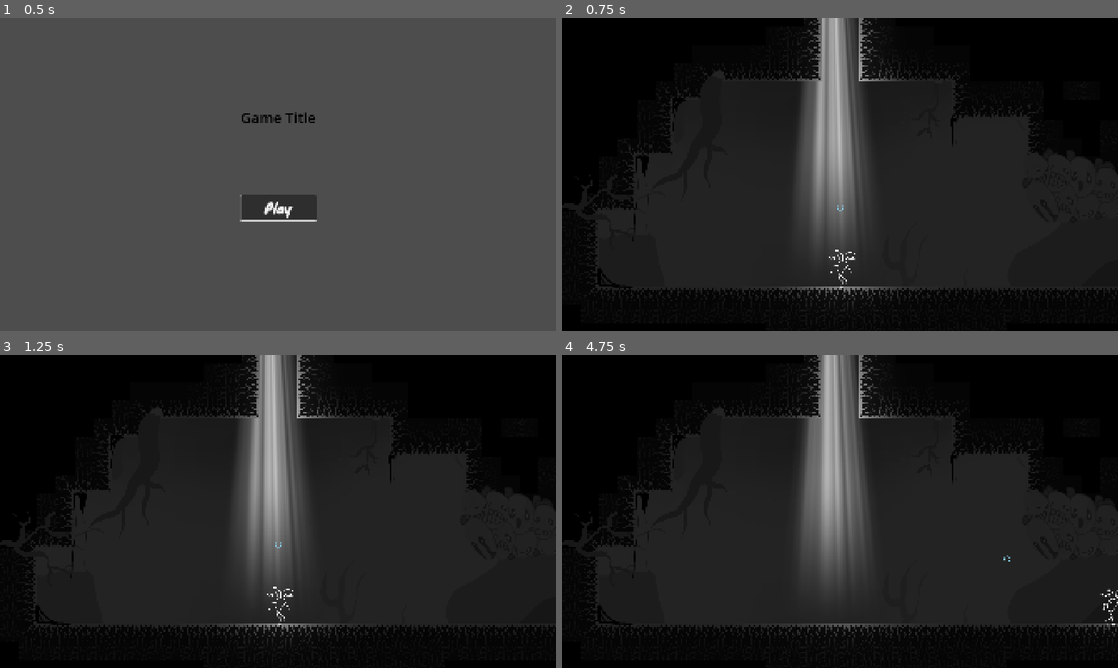
Above: before the commit, frames 1-4 (two rows, left to right).
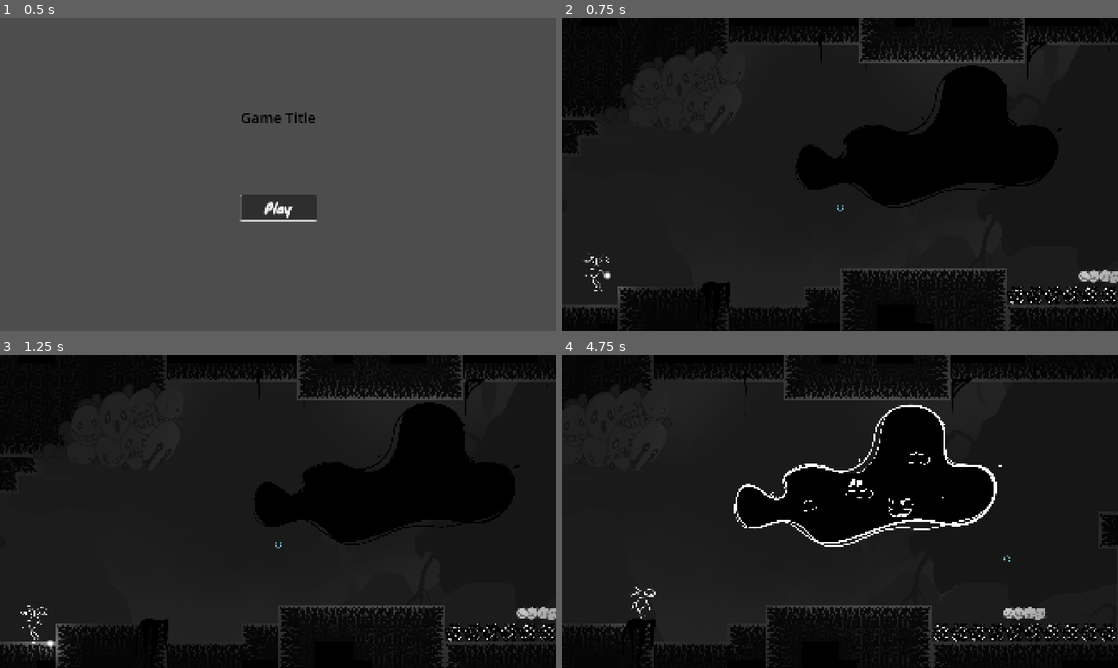
Above: after the commit, the same moments.

Repository: arceryz/LD57
Game: Godot game, scene res://scenes/main_menu/main_menu.tscn
Two runs of this game, one before a commit and one after it. Both use one fixed random seed, a clock stepped at 60 frames per second and the inputs below.
Inputs (mouse positions are in pixels of both pictures, inside the frame that each line leads up to):
- Up to frame 1 (0.5 s): no input
- Up to frame 2 (0.75 s): click "Play" at 0.5 s
- Up to frame 3 (1.25 s): no input
- Up to frame 4 (4.75 s): tap Enter (ui_accept) at 1.25 s; move the mouse to (962, 495) at 1.27 s; hold D (move_right) 1.28-2.78 s; right-click (962, 495) at 1.35 s; click (962, 495) at 1.52 s; click (962, 495) at 1.82 s; move the mouse to (728, 527) at 2.02 s; right-click (728, 527) at 2.1 s; click (728, 527) at 2.27 s; click (728, 527) at 2.57 s; move the mouse to (895, 442) at 2.77 s; hold A (move_left) 2.78-3.53 s; right-click (895, 442) at 2.85 s; move the mouse to (812, 574) at 3.52 s; hold D (move_right) from 3.53 s (still down); right-click (812, 574) at 3.6 s; click (812, 574) at 3.77 s; click (812, 574) at 4.07 s; move the mouse to (1006, 558) at 4.27 s; right-click (1006, 558) at 4.35 s; click (1006, 558) at 4.52 s

Frame 1 is identical in both runs. In frame 2, 26% of the frame differs, in the area x 0-100%, y 0-100%; in frame 3, 26%; in frame 4, 30%.

Commit message:
Ending sequence

Diff:
--- a/assets/theme.tres
+++ b/assets/theme.tres
@@ -71,7 +71,10 @@
 corner_radius_bottom_left = 3
 corner_detail = 5
 
+[sub_resource type="StyleBoxEmpty" id="StyleBoxEmpty_wycmq"]
+
 [resource]
+default_font = ExtResource("1_5x3i2")
 Button/colors/font_color = Color(0.875, 0.875, 0.875, 1)
 Button/colors/font_disabled_color = Color(0.875, 0.875, 0.875, 0.5)
 Button/colors/font_focus_color = Color(0.95, 0.95, 0.95, 1)
@@ -96,3 +99,14 @@
 Button/styles/hover = SubResource("StyleBoxFlat_x2pqw")
 Button/styles/normal = SubResource("StyleBoxFlat_e8htd")
 Button/styles/pressed = SubResource("StyleBoxFlat_wms38")
+Label/colors/font_color = Color(1, 1, 1, 1)
+Label/colors/font_outline_color = Color(0, 0, 0, 1)
+Label/colors/font_shadow_color = Color(0, 0, 0, 0)
+Label/constants/line_spacing = 3
+Label/constants/outline_size = 0
+Label/constants/shadow_offset_x = 1
+Label/constants/shadow_offset_y = 1
+Label/constants/shadow_outline_size = 1
+Label/font_sizes/font_size = 16
+Label/fonts/font = ExtResource("1_5x3i2")
+Label/styles/normal = SubResource("StyleBoxEmpty_wycmq")
--- a/prefabs/anxiety_boss/anxiety_boss.gd
+++ b/prefabs/anxiety_boss/anxiety_boss.gd
@@ -87,6 +87,7 @@
 	$Boss_VoiceLayer01.stop()
 	$Boss_VoiceLayer02.stop()
 	$Boss_VoiceLayer03.stop()
+	$Boss_Texture_Layer.stop()
 
 	Anim.play("death")
 	await Anim.animation_finished
@@ -95,6 +96,9 @@
 	orb.global_position = global_position
 	orb.scale *= 3.0
 	orb.modulate.a = 0
+
+	var ending: CreditsEndingC = get_tree().get_first_node_in_group("ending")
+	orb.picked_up.connect(ending.trigger_ending)
 	var tw := orb.create_tween()
 	tw.tween_property(orb, "modulate:a", 1.0, 2.0)
 
--- a/prefabs/light_orb/light_orb.gd
+++ b/prefabs/light_orb/light_orb.gd
@@ -2,6 +2,7 @@
 class_name LightOrbC extends Area2D
 
 signal finished_activation(pip)
+signal picked_up
 
 @export_group("Game")
 @export var fly_speed: float = 1000.0
@@ -54,6 +55,7 @@
 	%OrbPickup.play()
 	await get_tree().create_timer(2).timeout
 	%Response.play()
+	picked_up.emit()
 
 
 func process_hover(delta):
--- a/prefabs/light_orb/light_orb.tscn
+++ b/prefabs/light_orb/light_orb.tscn
@@ -37,7 +37,7 @@
 
 [node name="Sprite" type="Sprite2D" parent="."]
 z_index = 2
-position = Vector2(0.55395, 14.2895)
+position = Vector2(-5.86064, 4.60738)
 texture = SubResource("GradientTexture2D_ai561")
 
 [node name="Shape" type="CollisionShape2D" parent="."]
--- a/project.godot
+++ b/project.godot
@@ -49,6 +49,7 @@
 [global_group]
 
 player="The player"
+ending=""
 
 [input]
 
--- /dev/null
+++ b/scenes/credits_ending/credits_ending.gd
@@ -0,0 +1,19 @@
+class_name CreditsEndingC extends Control
+
+@onready var ReturnButton: Button = %MainMenuBtn
+@onready var Anim: AnimationPlayer = $Anim
+const MainMenuP: PackedScene = preload("uid://oxgxc0rq0ps8")
+
+func _ready() -> void:
+	Global.ending_triggered = false
+	hide()
+	ReturnButton.pressed.connect(_on_main_menu_pressed)
+
+func _on_main_menu_pressed():
+	get_tree().change_scene_to_packed(MainMenuP)
+
+func trigger_ending():
+	Global.ending_triggered = true
+	Anim.play("end")
+	await Anim.animation_finished
+	Global.player_can_move = false
--- /dev/null
+++ b/scenes/credits_ending/credits_ending.tscn
@@ -0,0 +1,176 @@
+[gd_scene load_steps=7 format=3 uid="uid://ftk481axnu0"]
+
+[ext_resource type="Script" uid="uid://dcj0xbroppr4l" path="res://scenes/credits_ending/credits_ending.gd" id="1_f7j3f"]
+[ext_resource type="Theme" uid="uid://btc1dh741ttvh" path="res://assets/theme.tres" id="1_jbxv0"]
+[ext_resource type="FontFile" uid="uid://b84uom3ricj7f" path="res://assets/FragmentMono-Regular.ttf" id="3_mf350"]
+
+[sub_resource type="Animation" id="Animation_jbxv0"]
+length = 0.001
+tracks/0/type = "value"
+tracks/0/imported = false
+tracks/0/enabled = true
+tracks/0/path = NodePath("ColorRect:modulate")
+tracks/0/interp = 1
+tracks/0/loop_wrap = true
+tracks/0/keys = {
+"times": PackedFloat32Array(0),
+"transitions": PackedFloat32Array(1),
+"update": 0,
+"values": [Color(1, 1, 1, 1)]
+}
+tracks/1/type = "value"
+tracks/1/imported = false
+tracks/1/enabled = true
+tracks/1/path = NodePath("Credits:modulate")
+tracks/1/interp = 1
+tracks/1/loop_wrap = true
+tracks/1/keys = {
+"times": PackedFloat32Array(0),
+"transitions": PackedFloat32Array(1),
+"update": 0,
+"values": [Color(1, 1, 1, 1)]
+}
+tracks/2/type = "value"
+tracks/2/imported = false
+tracks/2/enabled = true
+tracks/2/path = NodePath(".:visible")
+tracks/2/interp = 1
+tracks/2/loop_wrap = true
+tracks/2/keys = {
+"times": PackedFloat32Array(0),
+"transitions": PackedFloat32Array(1),
+"update": 1,
+"values": [true]
+}
+
+[sub_resource type="Animation" id="Animation_f7j3f"]
+resource_name = "end"
+length = 6.0
+tracks/0/type = "value"
+tracks/0/imported = false
+tracks/0/enabled = true
+tracks/0/path = NodePath("ColorRect:modulate")
+tracks/0/interp = 1
+tracks/0/loop_wrap = true
+tracks/0/keys = {
+"times": PackedFloat32Array(0, 3, 4.46667),
+"transitions": PackedFloat32Array(1, 1, 1),
+"update": 0,
+"values": [Color(1, 1, 1, 0), Color(1, 1, 1, 1), Color(0, 0, 0, 1)]
+}
+tracks/1/type = "value"
+tracks/1/imported = false
+tracks/1/enabled = true
+tracks/1/path = NodePath("Credits:modulate")
+tracks/1/interp = 1
+tracks/1/loop_wrap = true
+tracks/1/keys = {
+"times": PackedFloat32Array(0.0333333, 3.93333, 4.46667),
+"transitions": PackedFloat32Array(1, 1, 1),
+"update": 0,
+"values": [Color(1, 1, 1, 0), Color(1, 1, 1, 0), Color(1, 1, 1, 1)]
+}
+tracks/2/type = "value"
+tracks/2/imported = false
+tracks/2/enabled = true
+tracks/2/path = NodePath(".:visible")
+tracks/2/interp = 1
+tracks/2/loop_wrap = true
+tracks/2/keys = {
+"times": PackedFloat32Array(0.0333334),
+"transitions": PackedFloat32Array(1),
+"update": 1,
+"values": [true]
+}
+
+[sub_resource type="AnimationLibrary" id="AnimationLibrary_jbxv0"]
+_data = {
+&"RESET": SubResource("Animation_jbxv0"),
+&"end": SubResource("Animation_f7j3f")
+}
+
+[node name="CreditsEnding" type="Control" groups=["ending"]]
+layout_mode = 3
+anchors_preset = 15
+anchor_right = 1.0
+anchor_bottom = 1.0
+grow_horizontal = 2
+grow_vertical = 2
+theme = ExtResource("1_jbxv0")
+script = ExtResource("1_f7j3f")
+
+[node name="Anim" type="AnimationPlayer" parent="."]
+libraries = {
+&"": SubResource("AnimationLibrary_jbxv0")
+}
+
+[node name="ColorRect" type="ColorRect" parent="."]
+layout_mode = 1
+anchors_preset = 15
+anchor_right = 1.0
+anchor_bottom = 1.0
+grow_horizontal = 2
+grow_vertical = 2
+
+[node name="Credits" type="Control" parent="."]
+layout_mode = 1
+anchors_preset = 15
+anchor_right = 1.0
+anchor_bottom = 1.0
+grow_horizontal = 2
+grow_vertical = 2
+
+[node name="Label" type="Label" parent="Credits"]
+layout_mode = 1
+anchors_preset = 8
+anchor_left = 0.5
+anchor_top = 0.5
+anchor_right = 0.5
+anchor_bottom = 0.5
+offset_left = -297.0
+offset_top = -367.0
+offset_right = 300.0
+offset_bottom = -206.0
+grow_horizontal = 2
+grow_vertical = 2
+theme_override_font_sizes/font_size = 50
+text = "A game for Ludum Dare 57
+- Depths -"
+horizontal_alignment = 1
+
+[node name="Created by" type="Label" parent="Credits"]
+layout_mode = 1
+anchors_preset = 8
+anchor_left = 0.5
+anchor_top = 0.5
+anchor_right = 0.5
+anchor_bottom = 0.5
+offset_left = -368.0
+offset_top = -102.0
+offset_right = 396.0
+offset_bottom = 95.0
+grow_horizontal = 2
+grow_vertical = 2
+theme_override_fonts/font = ExtResource("3_mf350")
+theme_override_font_sizes/font_size = 30
+text = "Programming          Timothy van der Valk
+Sound Design         Georgios Skote
+Music                Max Jonker
+Artist               Ezra Spillekom
+Environment Artist   Siebe Beerkens"
+
+[node name="MainMenuBtn" type="Button" parent="Credits"]
+unique_name_in_owner = true
+layout_mode = 1
+anchors_preset = 8
+anchor_left = 0.5
+anchor_top = 0.5
+anchor_right = 0.5
+anchor_bottom = 0.5
+offset_left = -179.0
+offset_top = 239.0
+offset_right = 185.0
+offset_bottom = 323.0
+grow_horizontal = 2
+grow_vertical = 2
+text = "Main Menu"
--- a/scenes/game_ui/game_ui.gd
+++ b/scenes/game_ui/game_ui.gd
@@ -29,6 +29,8 @@
 		get_tree().paused = false
 		Root.hide()
 	else:
+		if Global.ending_triggered == true:
+			return
 		get_tree().paused = true
 		Root.show()
 
--- a/scenes/game_ui/game_ui.tscn
+++ b/scenes/game_ui/game_ui.tscn
@@ -31,10 +31,10 @@
 anchor_top = 0.5
 anchor_right = 0.5
 anchor_bottom = 0.5
-offset_left = -123.0
-offset_top = -102.5
-offset_right = 123.0
-offset_bottom = 102.5
+offset_left = -178.0
+offset_top = -102.0
+offset_right = 180.0
+offset_bottom = 103.0
 grow_horizontal = 2
 grow_vertical = 2
 theme_override_constants/separation = 37
--- a/scenes/levels/level_1.tscn
+++ b/scenes/levels/level_1.tscn
@@ -1,8 +1,9 @@
-[gd_scene load_steps=61 format=4 uid="uid://b1q026pito2a3"]
+[gd_scene load_steps=62 format=4 uid="uid://b1q026pito2a3"]
 
 [ext_resource type="TileSet" uid="uid://ym7uw0mbpfsf" path="res://assets/tilemap/main_tileset.tres" id="1_ksju7"]
 [ext_resource type="PackedScene" uid="uid://cm7tfs3l6606r" path="res://prefabs/player/player.tscn" id="2_6iamk"]
 [ext_resource type="PackedScene" uid="uid://c5cvoo8kci86f" path="res://scenes/game_ui/game_ui.tscn" id="2_t4umt"]
+[ext_resource type="PackedScene" uid="uid://ftk481axnu0" path="res://scenes/credits_ending/credits_ending.tscn" id="3_4yk0h"]
 [ext_resource type="PackedScene" uid="uid://csl1dq7beeeey" path="res://prefabs/backgrounds/parallax_background1.tscn" id="3_dga24"]
 [ext_resource type="PackedScene" uid="uid://dq45dri0s7nq4" path="res://prefabs/light_orb/light_orb.tscn" id="3_nsrm0"]
 [ext_resource type="Script" uid="uid://c10pw4tr8qpn0" path="res://scripts/room.gd" id="4_x42e6"]
@@ -184,10 +185,13 @@
 layer = 3
 
 [node name="IntroOverlay" parent="CanvasLayer" instance=ExtResource("29_0qwwm")]
-z_index = 1
+z_index = 3
 disable = true
 
 [node name="GameUi" parent="CanvasLayer" instance=ExtResource("2_t4umt")]
+z_index = 2
+
+[node name="CreditsEnding" parent="CanvasLayer" instance=ExtResource("3_4yk0h")]
 
 [node name="Darkening" type="CanvasModulate" parent="."]
 color = Color(0.800491, 0.800491, 0.800491, 1)
@@ -454,9 +458,10 @@
 [node name="Entities" type="Node" parent="."]
 
 [node name="Player" parent="Entities" instance=ExtResource("2_6iamk")]
-position = Vector2(-1918, 843)
+position = Vector2(-2769, -3253)
 flap_winddown = 0.4
 flap_duration = 0.0
+start_orbs = 1
 
 [node name="BossStartArea" type="Area2D" parent="Entities"]
 position = Vector2(-2624, -3456)
--- a/scripts/global.gd
+++ b/scripts/global.gd
@@ -2,6 +2,7 @@
 
 var active_checkpoint: CheckpointC
 var player_can_move := true
+var ending_triggered := false
 
 func _ready() -> void:
 	randomize()
Binary file added: assets/FragmentMono-Regular.ttf
Not shown, added: assets/FragmentMono-Regular.ttf.import
Not shown: 1 places in assets/theme.tres that only renumber resources
Not shown, added: scenes/credits_ending/credits_ending.gd.uid
Not shown, changed: .gitignore
